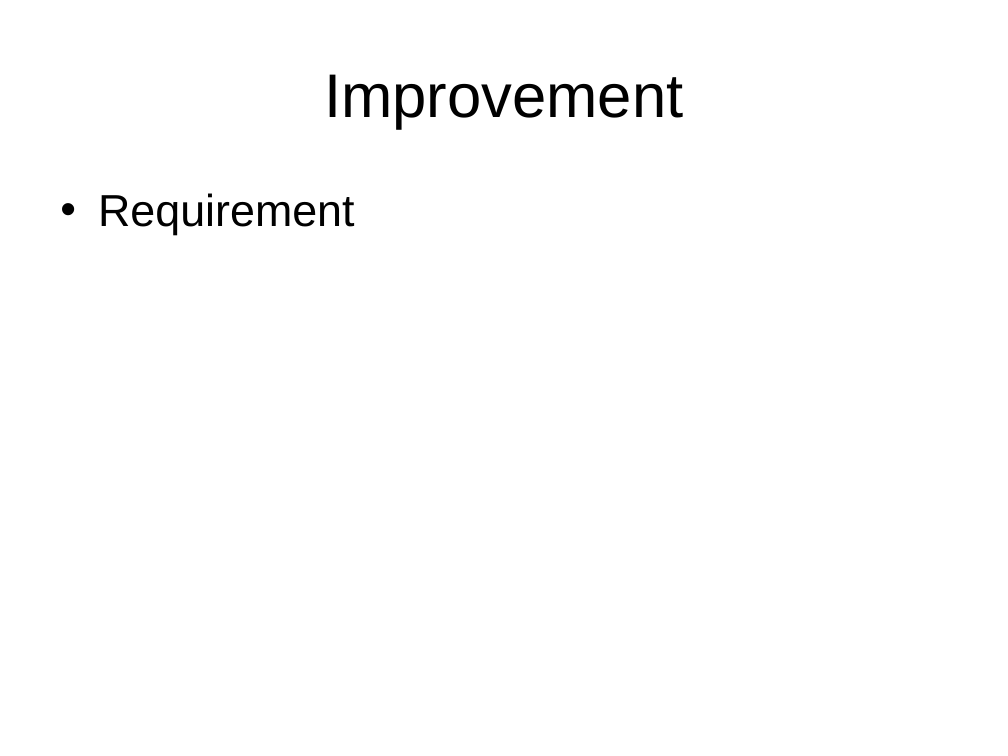
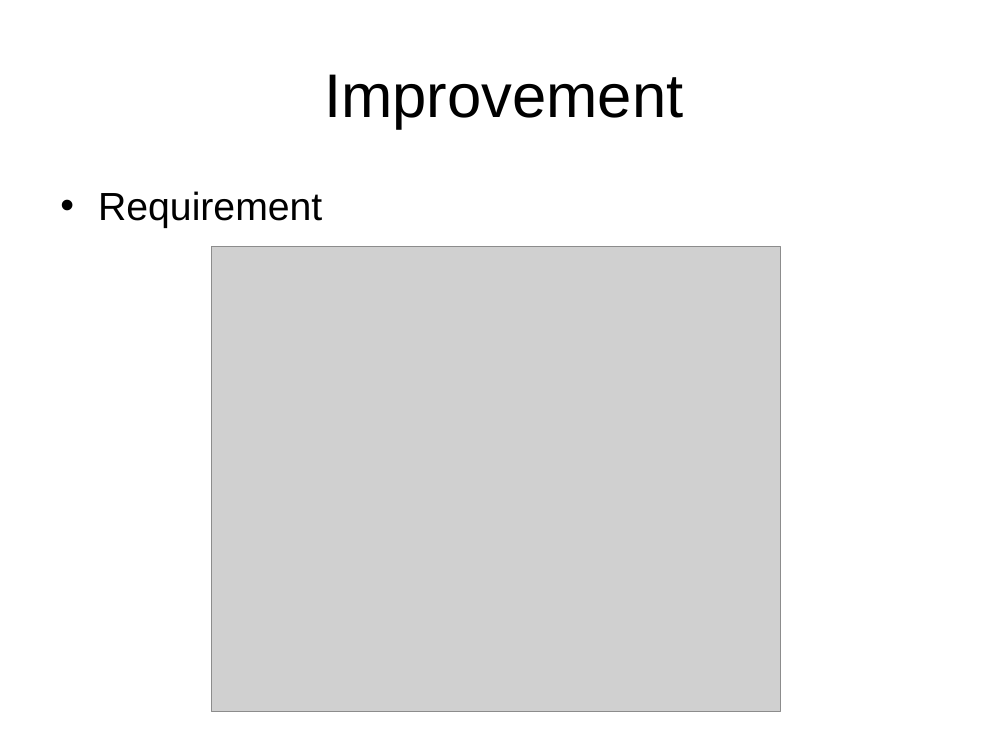
Before and after one commit to chenjiia/Thesis, a slide deck: slide 15 of thesis_presentation/presentation.ppt (slide 14 before the commit). Drawn at 1008x756 pixels with LibreOffice and Linux fonts; fonts in the diff are those of the drawing; grey boxes stand for pictures. Boxes give left, top, right and bottom in pixels: in the first picture for what was removed or moved away, otherwise in the second. Text is boxed around its words. In the diff, an @@ line names an element or a change of style, - is before the commit and + after.

```diff
--- a/thesis_presentation/presentation.ppt
+++ b/thesis_presentation/presentation.ppt
@@ text "Requirement" at (98,191,322,228): size 32 to 28 pt; less space between paragraphs @@
@@ picture added at (211,246,780,712) @@
```
Also in this commit, not shown: 2 other slides changed, 10 slides added, 4 slides removed, 3 other files.
